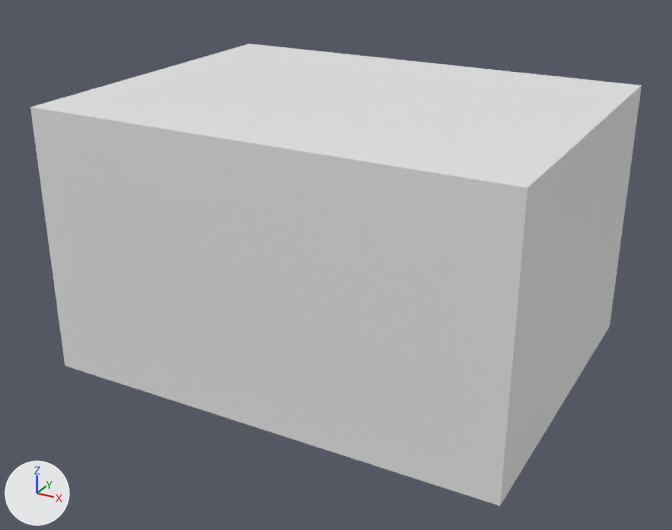
The glTF model assets/room.glb as it was, and as the next commit left it.
One viewpoint serves both versions: a camera (50 mm lens) standing at (7.49, -14.12, 7.55) and looking at (0.0, -0.49, 0.74). Lighting does not change. The marker at lower left points along +X, +Y and +Z. The older version comes first. Vertices at exactly the same position are counted once.

In view in the first picture: 'Room'.
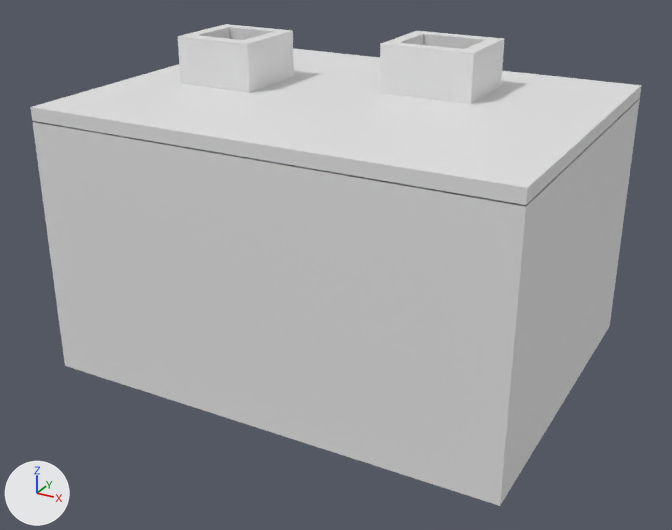
Changed parts and their boxes [x1, y1, x2, y2] in the pictures (672 x 530 px):
```json
{"object": "Room", "change": "reshaped", "before": [30, 44, 641, 506], "after": [31, 24, 641, 506]}
{"part": 1, "of": "me_room", "change": "added", "after": [291, 67, 380, 89]}
{"part": 2, "of": "me_room", "change": "added", "after": [477, 89, 621, 130]}
{"part": 3, "of": "me_room", "change": "added", "after": [235, 30, 294, 93]}
{"part": 4, "of": "me_room", "change": "added", "after": [457, 37, 504, 104]}
{"part": 5, "of": "me_room", "change": "added", "after": [392, 43, 464, 102]}
{"part": 6, "of": "me_room", "change": "added", "after": [178, 24, 281, 91]}
{"part": 7, "of": "me_room", "change": "added", "after": [258, 79, 605, 148]}
{"part": 8, "of": "me_room", "change": "added", "after": [380, 31, 491, 94]}
{"part": 9, "of": "me_room", "change": "built on", "before": [30, 44, 641, 207], "after": [31, 48, 641, 207]}
```

The change, as JSON lines over the scene's bpy script:
```json
{"block": "me_room", "where": "# used by ob_room; location = (0.0, 0.0, 0.0)"}
{"op": "remove", "block": "me_room", "code": "me_room.from_pydata(...)  # 738 vertices, 1148 faces; spans x -4.25..4.25, y -3.25..3.25, z -1.15..3.75"}
{"op": "add", "block": "me_room", "code": "me_room.from_pydata(...)  # 960 vertices, 1554 faces; spans x -4.25..4.25, y -3.25..3.25, z -1.15..4.6"}
{"block": "me_room", "change": "me_room part 1: a new loose piece, a box spanning x -1.9..0.6, y 0.7..1.7, z 3.52..3.75"}
{"block": "me_room", "change": "me_room part 2: a new loose piece, a box spanning x 1.8..4.25, y 0.7..1.7, z 3.52..3.75"}
{"block": "me_room", "change": "me_room part 3: a new loose piece, a box spanning x -1.9..-1.65, y -0.65..0.85, z 3.75..4.6"}
{"block": "me_room", "change": "me_room part 4: a new loose piece, a box spanning x 1.8..2.05, y 0.45..1.95, z 3.75..4.6"}
{"block": "me_room", "change": "me_room part 5: a new loose piece, a box spanning x 0.6..1.8, y 0.45..0.7, z 3.75..4.6"}
{"block": "me_room", "change": "me_room part 6: a new loose piece of 20 vertices spanning x -3.15..-1.9, y -0.65..0.85, z 3.75..4.6"}
{"block": "me_room", "change": "me_room part 7: a new loose piece of 16 vertices spanning x -1.9..4.25, y -0.4..0.6, z 3.52..3.75"}
{"block": "me_room", "change": "me_room part 8: a new loose piece of 14 vertices spanning x 0.35..1.8, y 0.45..1.95, z 3.75..4.6"}
{"block": "me_room", "change": "me_room part 9"}
{"block": "me_room", "change": "12 faces are deleted"}
{"block": "me_room", "change": "16 vertices are added at x -4.25..4.25, y -0.4..1.7, z 3.5..3.75"}
{"block": "me_room", "change": "6 new vertices lie (1.35, 0.0, 0.0) away from vertices in x -4.25, y -3.25..3.25, z 3.5..3.75"}
{"block": "me_room", "change": "9 new vertices lie (0.0, 0.0, -0.23) away from vertices in x -4.25..4.25, y -3.25..3.25, z 3.75"}
{"block": "me_room", "change": "9 new vertices lie (0.0, -1.55, 0.0) away from vertices in x -4.25..4.25, y 3.25, z 3.5..3.75"}
{"block": "me_room", "change": "12 new vertices lie (1.0, 0.0, 0.0) away from vertices in x -2.9, y -3.25..3.25, z 3.5..3.75"}
{"block": "me_room", "change": "12 new vertices lie (-2.45, 0.0, 0.0) away from vertices in x 4.25, y -3.25..3.25, z 3.5..3.75"}
{"block": "me_room", "change": "12 new vertices lie (-1.2, 0.0, 0.0) away from vertices in x 1.8, y -3.25..3.25, z 3.5..3.75"}
{"block": "me_room", "change": "8 new vertices lie (-2.5, 0.0, 0.0) away from vertices in x 0.6, y -3.25..3.25, z 3.52..3.75"}
{"block": "me_room", "change": "6 new vertices lie (0.0, 1.0, 0.0) away from vertices in x -4.25..4.25, y -0.4, z 3.5"}
{"block": "me_room", "change": "6 new vertices lie (0.0, 0.1, 0.0) away from vertices in x -4.25..4.25, y 0.6, z 3.5"}
{"block": "me_room", "change": "12 new vertices lie (0.0, 0.0, 0.23) away from vertices in x -4.25..-1.9, y 0.6..1.7, z 3.52"}
{"block": "me_room", "change": "214 new faces join them"}
{"block": "me_room", "change": "other edits to the shape of me_room do not show in these pictures"}
```
